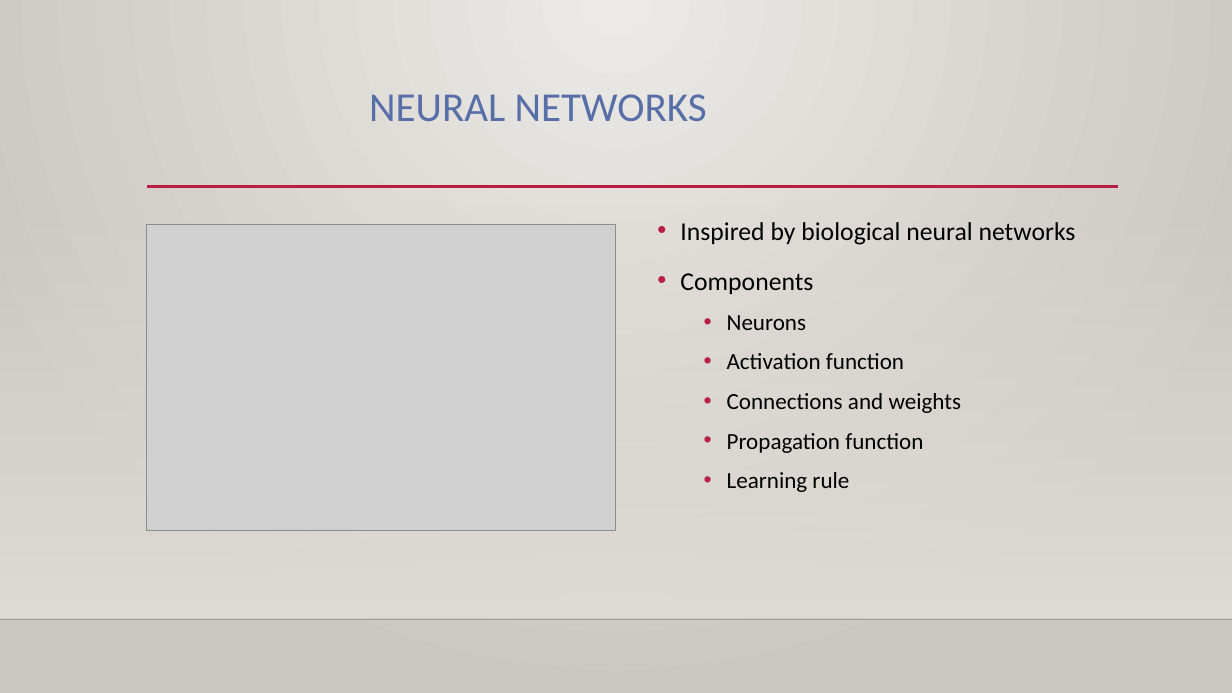
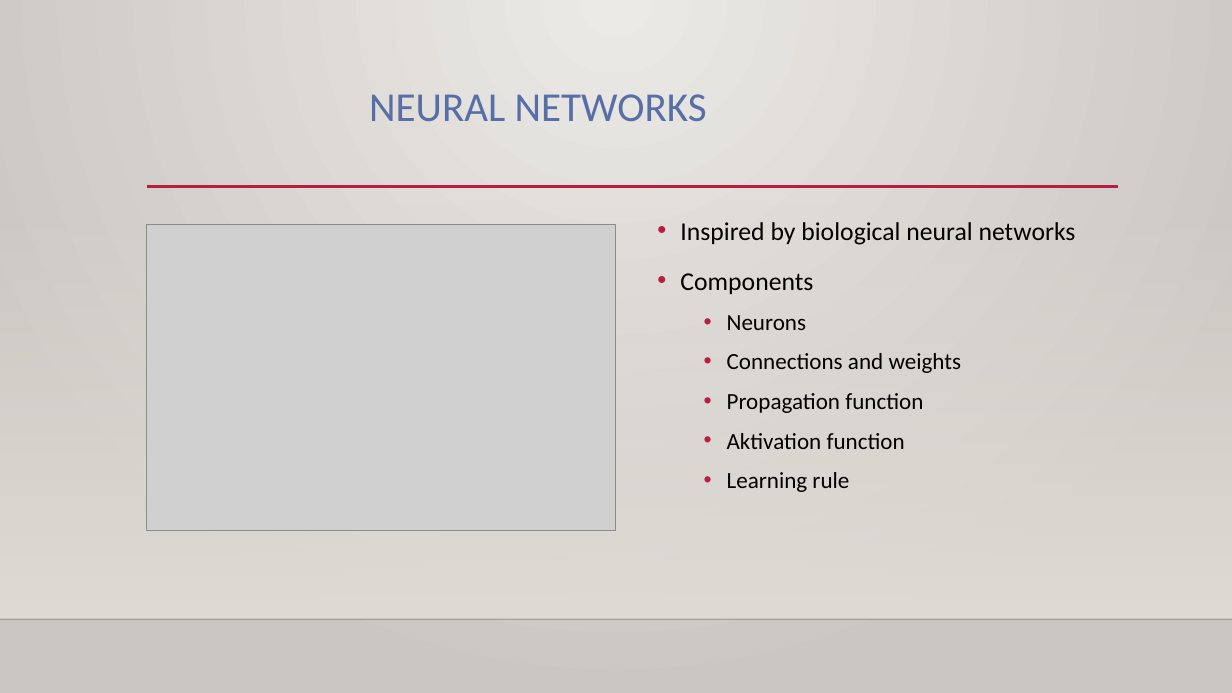
Before and after one commit to philippgrafendorfe/stackedautoencoders, a slide deck: slide 2 of PowerPoint.pptx. Drawn at 1232x693 pixels with LibreOffice and Linux fonts; fonts in the diff are those of the drawing; grey boxes stand for pictures; background and template pictures are left out. Boxes give left, top, right and bottom in pixels: in the first picture for what was removed or moved away, otherwise in the second. Text is boxed around its words. In the diff, an @@ line names an element or a change of style, - is before the commit and + after.

```diff
--- a/PowerPoint.pptx
+++ b/PowerPoint.pptx
@@ text at box(727, 353, 904, 369): paragraph removed @@
-  • Activation function
@@ text at box(727, 433, 905, 449): paragraph added @@
+  • Aktivation function
```
Also in this commit, not shown: 3 other slides changed, 2 other files.
